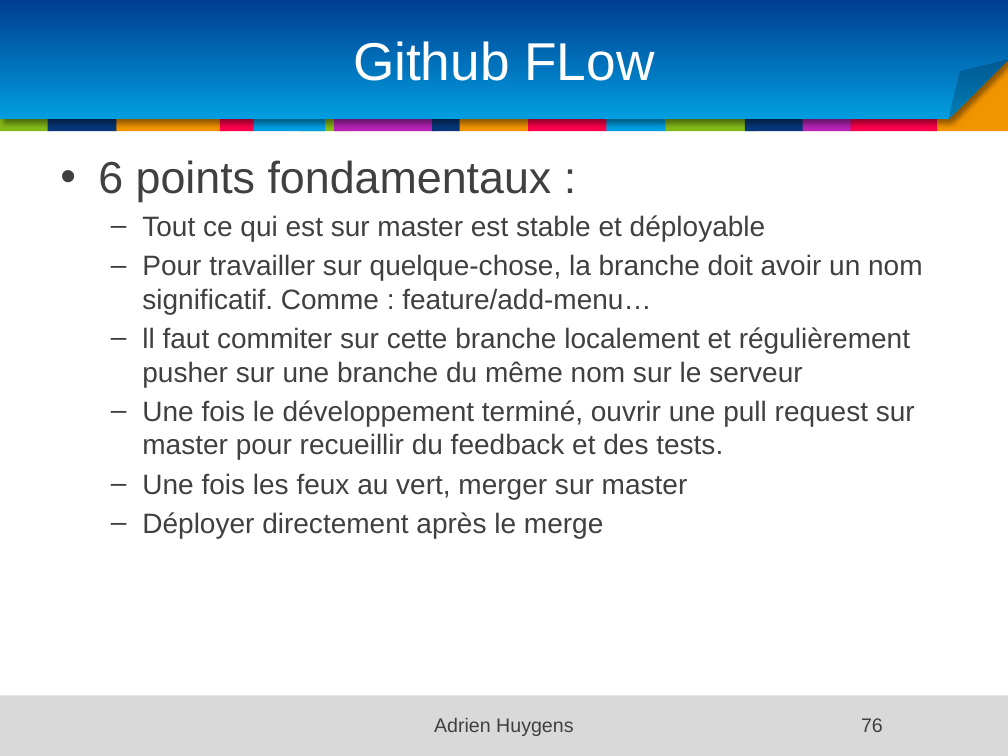
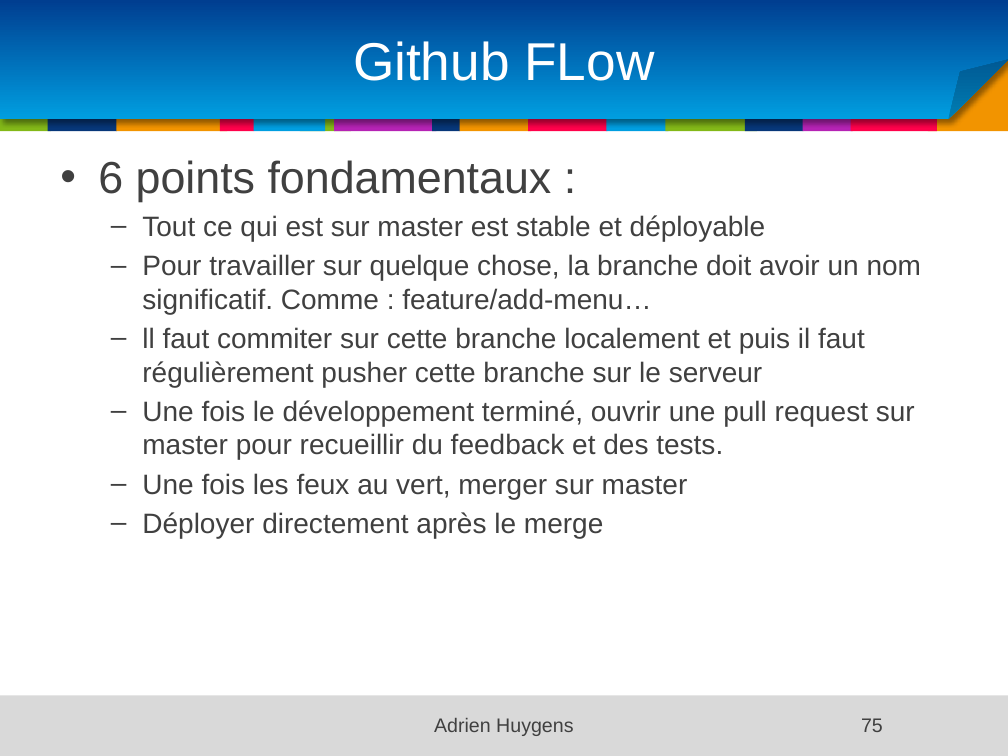
Before and after one commit to samouraii/CoursEntrepriseNumerique, a slide deck: slide 75 of Chapitre1.pptx (slide 76 before the commit). Drawn at 1008x756 pixels with LibreOffice and Linux fonts; fonts in the diff are those of the drawing; background and template pictures are left out. Boxes give left, top, right and bottom in pixels: in the first picture for what was removed or moved away, otherwise in the second. Text is boxed around its words. In the diff, an @@ line names an element or a change of style, - is before the commit and + after.

```diff
--- a/Chapitre1.pptx
+++ b/Chapitre1.pptx
@@ text at [142,254,922,387]: text changed @@
-  – Pour travailler sur quelque-chose, la branche doit avoir un nom significatif. Comme : feature/add-menu…
-  – ll faut commiter sur cette branche localement et régulièrement pusher sur une branche du même nom sur le serveur
+  – Pour travailler sur quelque chose, la branche doit avoir un nom significatif. Comme : feature/add-menu…
+  – ll faut commiter sur cette branche localement et puis il faut régulièrement pusher cette branche sur le serveur
@@ page number at [861,718,883,732]: text changed @@
-76
+75
```
Also in this commit, not shown: 43 other slides changed, 1 slide removed.
